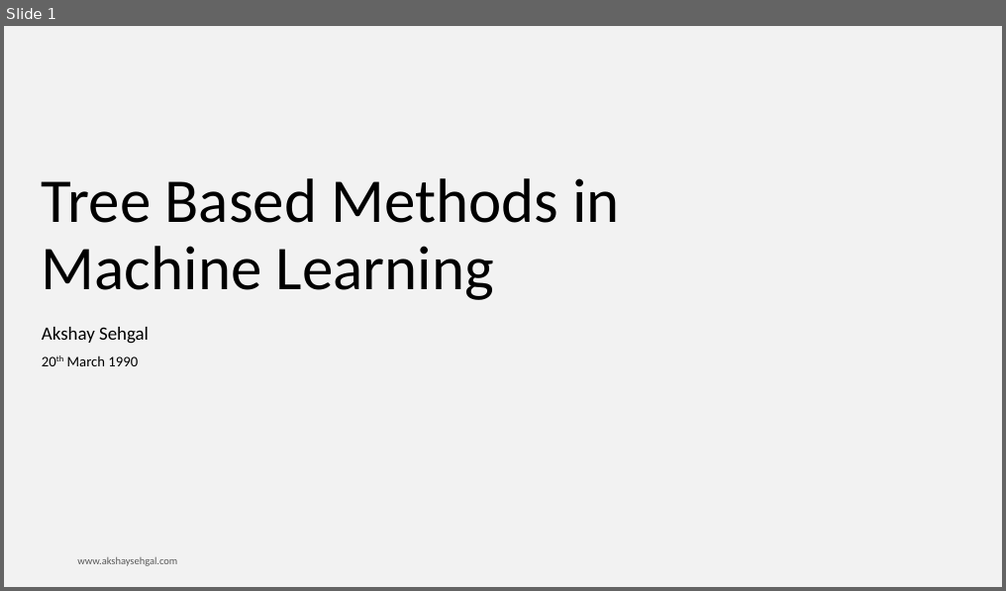
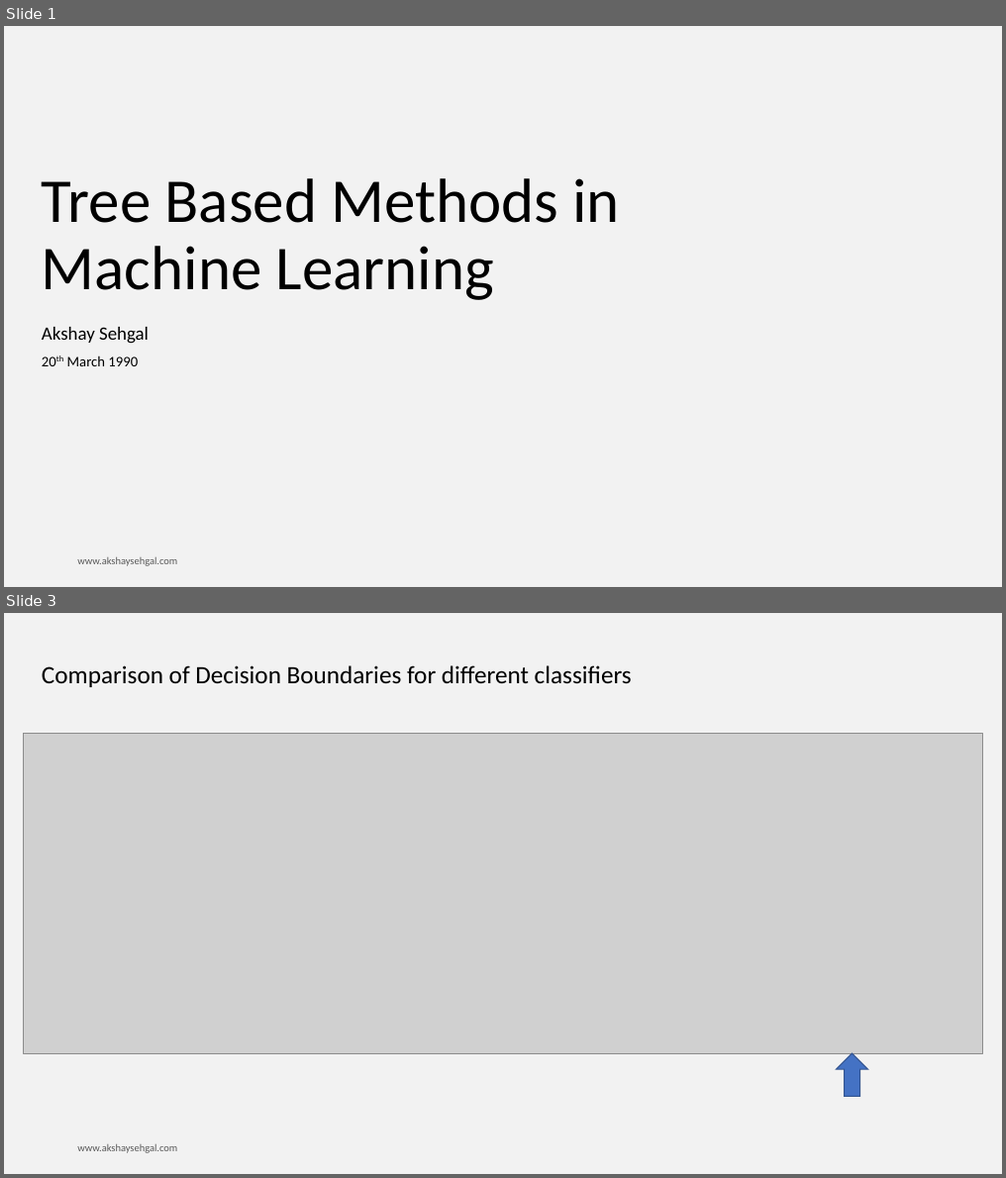
Before and after one commit to RushikeshGholap/Projects, a slide deck: Goal Sheet/ML Book WIP/Tree based methods.pptx. Shown one above the other, each under a label of ours: slide 1 before the commit, slides 1 and 3 after it; the slides between them are not shown. The pictures are 1006x591 and 1006x1178 pixels, drawn with LibreOffice and Linux fonts; fonts in the diff are those of the drawing; grey boxes stand for pictures; background and template pictures are left out. Boxes give left, top, right and bottom in pixels: in the first picture for what was removed or moved away, otherwise in the second. Text is boxed around its words. In the diff, an @@ line names an element or a change of style, - is before the commit and + after.

```diff
--- a/Goal Sheet/ML Book WIP/Tree based methods.pptx
+++ b/Goal Sheet/ML Book WIP/Tree based methods.pptx
@@ slide 3 added at (x1=4, y1=613, x2=1002, y2=1174), background #F2F2F2 @@
@@ title added at (x1=42, y1=665, x2=632, y2=687), 24 pt, text #000000 @@
+Comparison of Decision Boundaries for different classifiers
@@ picture added at (x1=23, y1=734, x2=983, y2=1054) @@
@@ right arrow added at (x1=836, y1=1054, x2=868, y2=1096), fill #4472C4, outline #325491 1 pt @@
@@ text added at (x1=77, y1=1145, x2=177, y2=1154), 10 pt, text #595959 @@
+www.akshaysehgal.com
```
Also in this commit, not shown: 1 slide changed, 10 other slides added, 1 slide removed, 2 other files.
